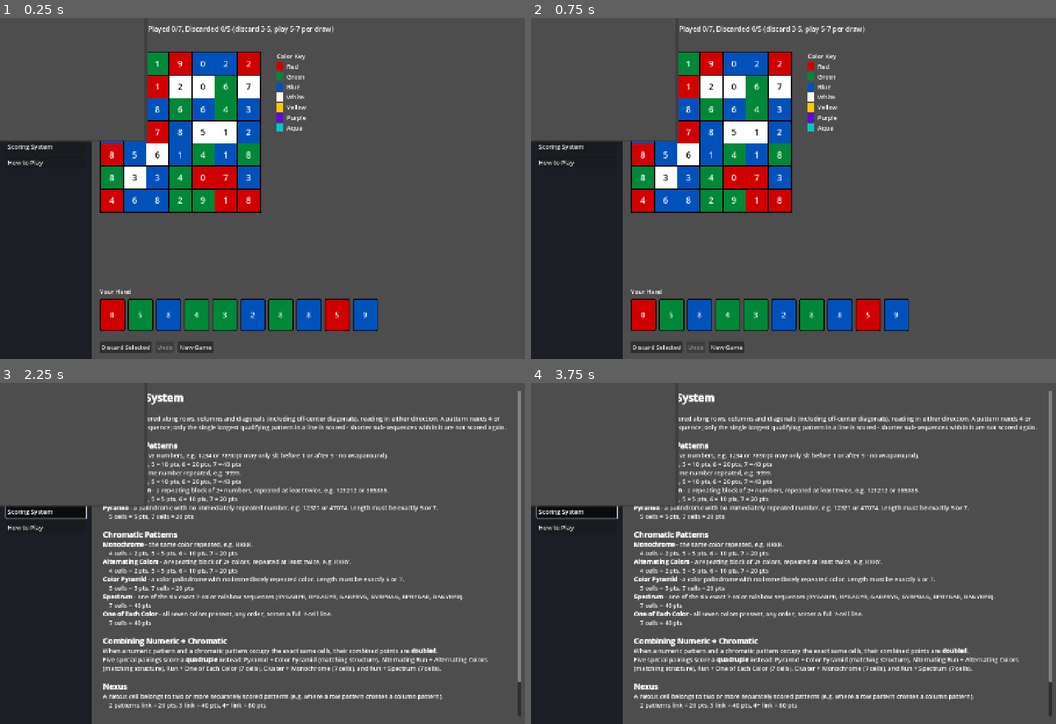
Above: before the commit, frames 1-4 (two rows, left to right).
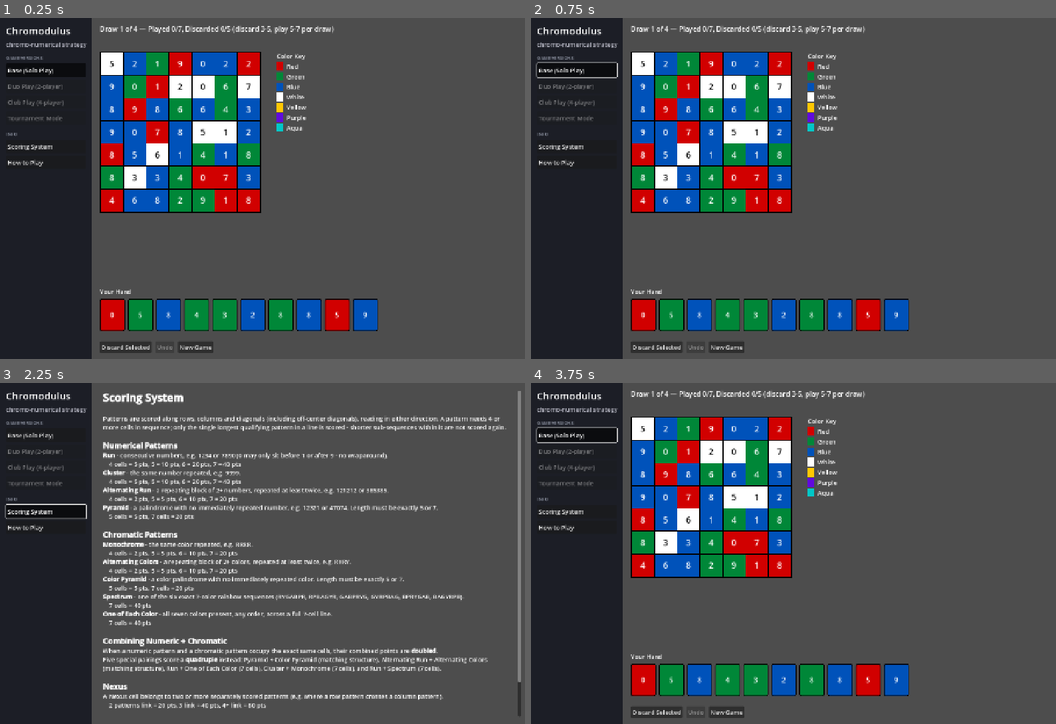
Above: after the commit, the same moments.

Repository: nadamcnada/chromodulus
Game: Godot game, scene res://scenes/Main.tscn
Same seed, same stepped clock (60 frames per second), same inputs: the game is played once before the commit and once after it.
Inputs:
- Up to frame 1 (0.25 s): no input
- Up to frame 2 (0.75 s): click "Base (Solo Play)" at 0.5 s
- Up to frame 3 (2.25 s): click "Base (Solo Play)" at 1.25 s; click "Scoring System" at 2 s
- Up to frame 4 (3.75 s): click "Scoring System" at 2.75 s; click "Base (Solo Play)" at 3.5 s

The runs differ from the first frame. In frame 1, 8.4% of the frame differs, in the area x 0-29%, y 0-37%; in frame 2, 8.4%; in frame 3, 6.9%; in frame 4, 33%, in the area x 0-100%, y 0-99%.

Commit message:
Fix wildcard dialog blocking the whole game and revert forced renderer
The WildcardDialog Window defaulted to visible=true the moment it was
added as a child in GameView, and it's an exclusive (modal) window. That
made it render as an unstyled gray box in the corner of the screen and,
being exclusive, silently swallow all input across the entire game -
explaining both the gray square over the grid and the unclickable hand.
It now starts hidden and only appears via popup_centered() when a
wildcard is actually selected.

Also reverts the gl_compatibility renderer override added earlier; it
wasn't requested and is triggering an "unsupported" warning on open, so
the project goes back to the default Forward+ renderer.

Co-Authored-By: Claude Sonnet 5 <noreply@anthropic.com>
Claude-Session: https://claude.ai/code/session_01EmJQPRAF13311qStw37fYE

Diff:
--- a/project.godot
+++ b/project.godot
@@ -11,7 +11,7 @@
 [application]
 
 config/name="Chromodulus"
-config/features=PackedStringArray("4.5", "Compatibility")
+config/features=PackedStringArray("4.5", "Forward Plus")
 config/icon="res://icon.svg"
 run/main_scene="res://scenes/Main.tscn"
 
@@ -27,8 +27,3 @@
 window/size/viewport_height=900
 window/stretch/mode="canvas_items"
 window/stretch/aspect="expand"
-
-[rendering]
-
-renderer/rendering_method="gl_compatibility"
-renderer/rendering_method.mobile="gl_compatibility"
--- a/scripts/ui/wildcard_dialog.gd
+++ b/scripts/ui/wildcard_dialog.gd
@@ -19,6 +19,7 @@
 	size = Vector2i(380, 320)
 	unresizable = true
 	exclusive = true
+	visible = false
 	close_requested.connect(_on_cancel_pressed)
 
 
